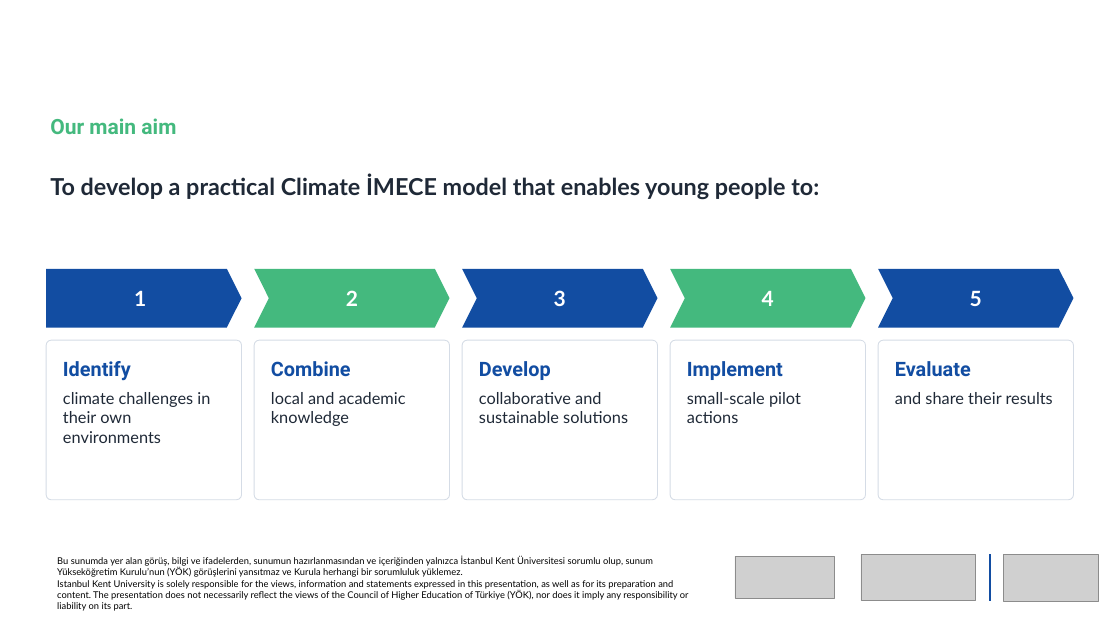
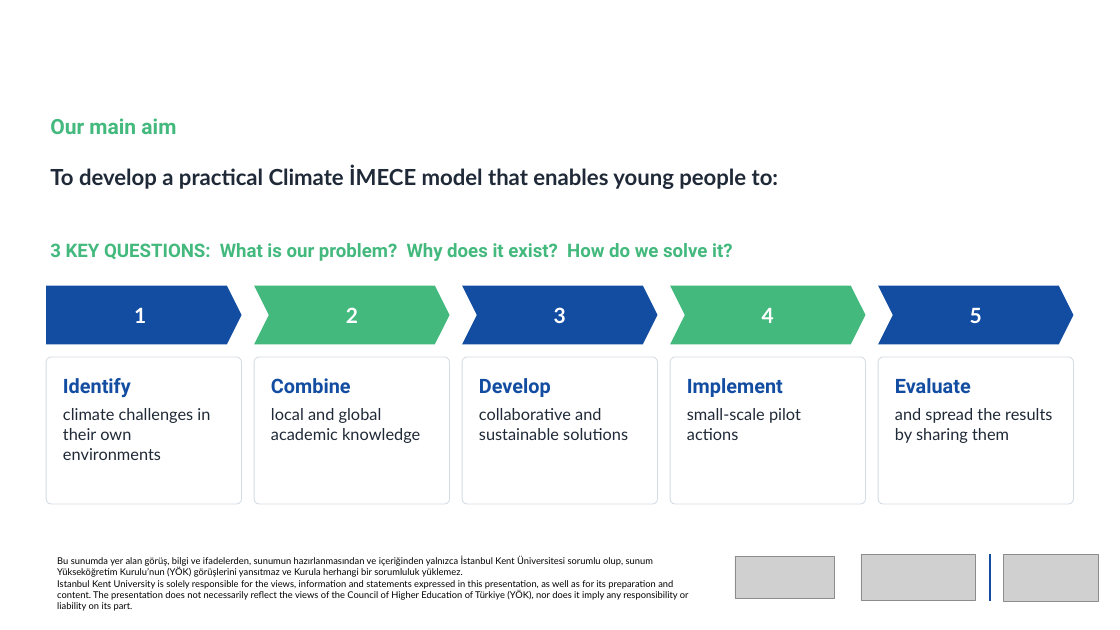
Before and after one commit to newtonsgrandson/cop-31-hayal-koksal, a slide deck: slide 11 of sunum/COP31_Climate_IMECE_Hayal_Koksal_EN.pptx (slide 12 before the commit). Drawn at 1120x630 pixels with LibreOffice and Linux fonts; fonts in the diff are those of the drawing; grey boxes stand for pictures; background and template pictures are left out. Boxes give left, top, right and bottom in pixels: in the first picture for what was removed or moved away, otherwise in the second. Text is boxed around its words. In the diff, an @@ line names an element or a change of style, - is before the commit and + after.

```diff
--- a/sunum/COP31_Climate_IMECE_Hayal_Koksal_EN.pptx
+++ b/sunum/COP31_Climate_IMECE_Hayal_Koksal_EN.pptx
@@ text "To develop a practical Climate ..." moved from (x1=50, y1=174, x2=819, y2=200) to (x1=50, y1=166, x2=779, y2=189) @@
@@ text "To develop a practical Climate ..." at (x1=50, y1=166, x2=779, y2=189): size 20 to 19 pt @@
@@ text added at (x1=50, y1=243, x2=732, y2=261), 16 pt, text #44B97E, bold @@
+3 KEY QUESTIONS: What is our problem? Why does it exist? How do we solve it?
@@ rounded rectangle resized from (x1=46, y1=340, x2=242, y2=500) to (x1=46, y1=357, x2=242, y2=504) @@
@@ rounded rectangle resized from (x1=255, y1=340, x2=450, y2=500) to (x1=255, y1=357, x2=450, y2=504) @@
@@ rounded rectangle resized from (x1=462, y1=340, x2=658, y2=500) to (x1=462, y1=357, x2=658, y2=504) @@
@@ rounded rectangle resized from (x1=670, y1=340, x2=866, y2=500) to (x1=670, y1=357, x2=866, y2=504) @@
@@ proportions changed in 5 elements at (x1=46, y1=357, x2=242, y2=504), (x1=255, y1=357, x2=450, y2=504), (x1=462, y1=357, x2=658, y2=504), (x1=670, y1=357, x2=866, y2=504), (x1=878, y1=357, x2=1074, y2=504) @@
@@ rounded rectangle resized from (x1=878, y1=340, x2=1074, y2=500) to (x1=878, y1=357, x2=1074, y2=504) @@
@@ 5 texts, 4 chevrons, 1 pentagon arrow moved together from (x1=46, y1=269, x2=1074, y2=443) to (x1=46, y1=286, x2=1074, y2=460) @@
@@ text at (x1=271, y1=408, x2=420, y2=443): text changed @@
-local and academic knowledge
+local and global academic knowledge
@@ text at (x1=895, y1=408, x2=1052, y2=443): text changed @@
-and share their results
+and spread the results by sharing them
```
Also in this commit, not shown: 13 other slides changed, 27 other files.
